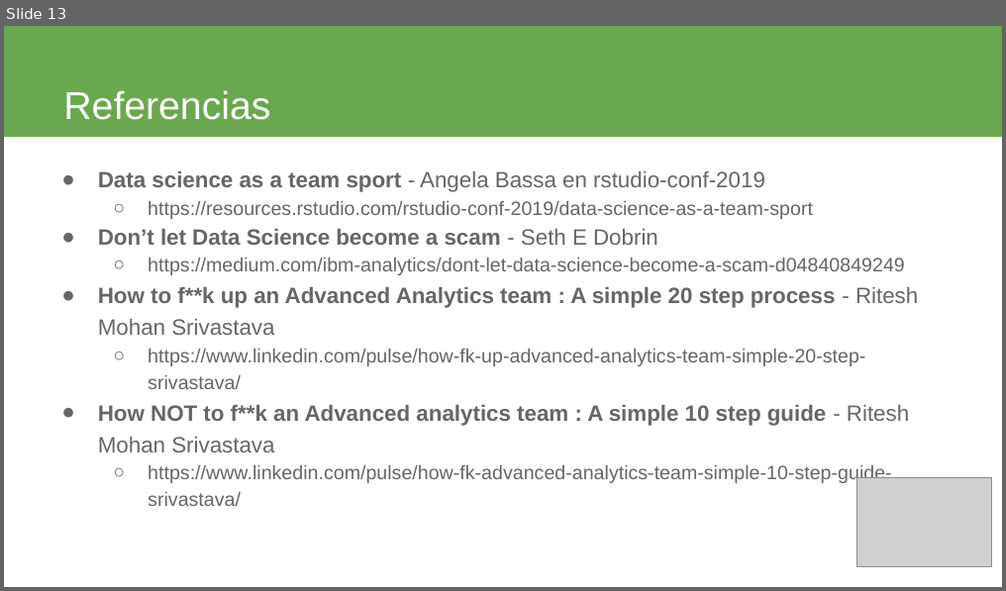
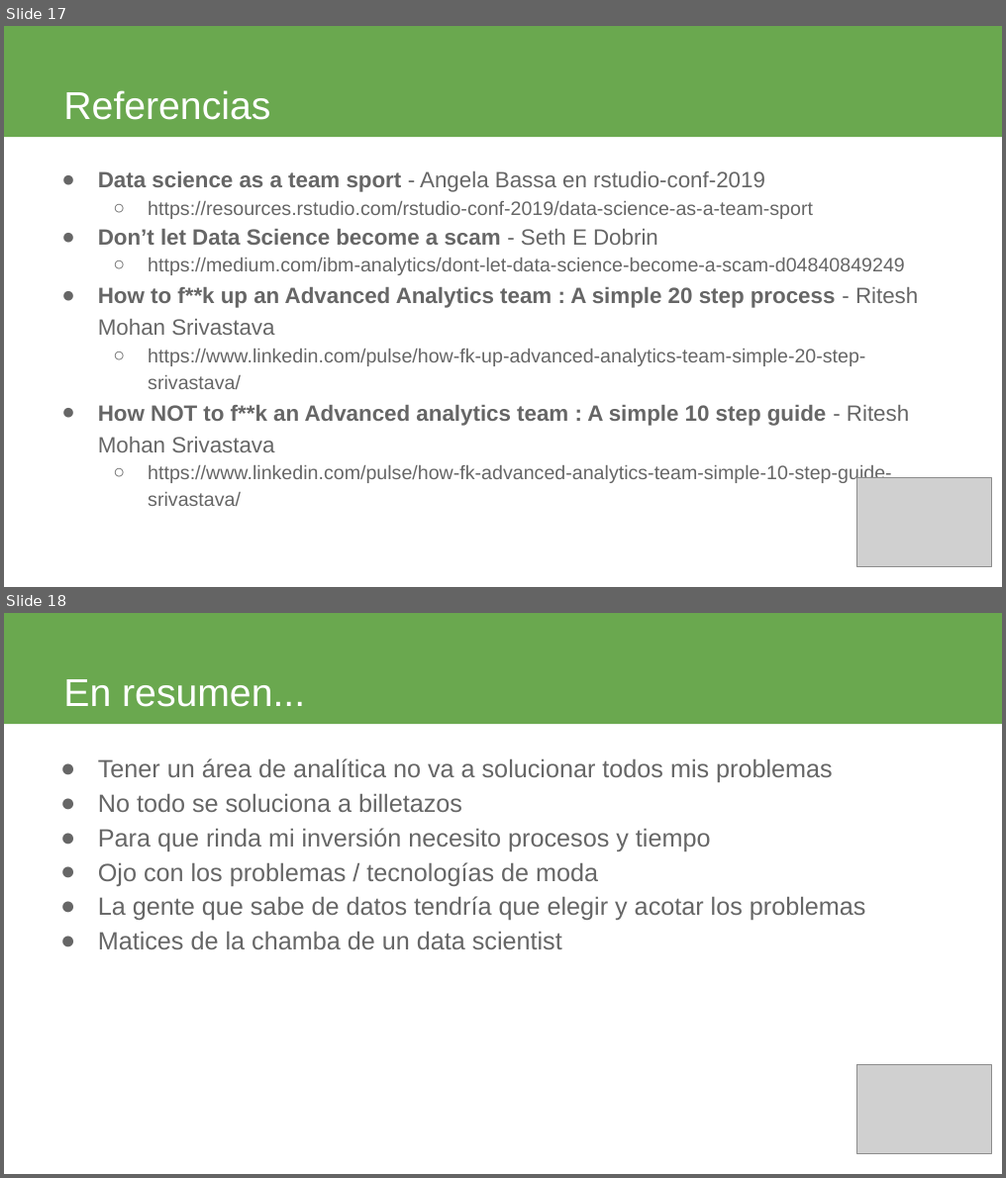
Before and after one commit to jbarbosat/mis-desmadres, a slide deck: presentaciones/wids-2019/presentacion.odp. Shown one above the other, each under a label of ours: slide 13 before the commit, slides 17 and 18 after it. The pictures are 1006x591 and 1006x1178 pixels, drawn with LibreOffice and Linux fonts; fonts in the diff are those of the drawing; grey boxes stand for pictures. Boxes give left, top, right and bottom in pixels: in the first picture for what was removed or moved away, otherwise in the second. Text is boxed around its words. In the diff, an @@ line names an element or a change of style, - is before the commit and + after.

```diff
--- a/presentaciones/wids-2019/presentacion.odp
+++ b/presentaciones/wids-2019/presentacion.odp
@@ slide 18 added at (4, 613, 1002, 1174), background #FFFFFF @@
@@ title added at (4, 613, 1002, 724), fill #6AA84F, 28 pt, text #FFFFFF @@
+En resumen...
@@ text added at (98, 759, 866, 950), 18 pt, text #666666 @@
+● Tener un área de analítica no va a solucionar todos mis problemas
+● No todo se soluciona a billetazos
+● Para que rinda mi inversión necesito procesos y tiempo
+● Ojo con los problemas / tecnologías de moda
+● La gente que sabe de datos tendría que elegir y acotar los problemas
+● Matices de la chamba de un data scientist
@@ picture added at (857, 1065, 992, 1155) @@
@@ what was slide 13 is now slide 17 @@
```
Also in this commit, not shown: 9 slides changed, 7 other slides added, 3 slides removed.
